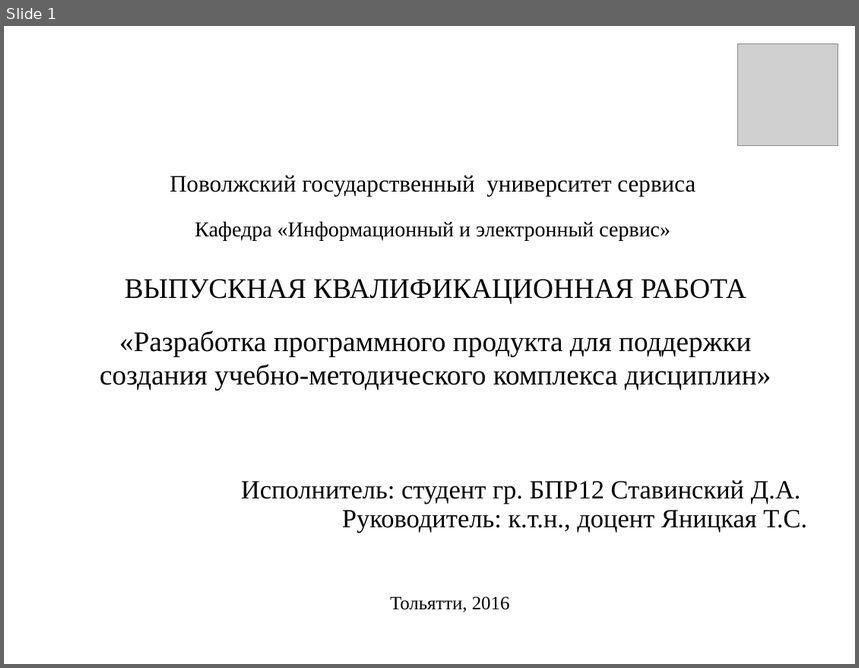
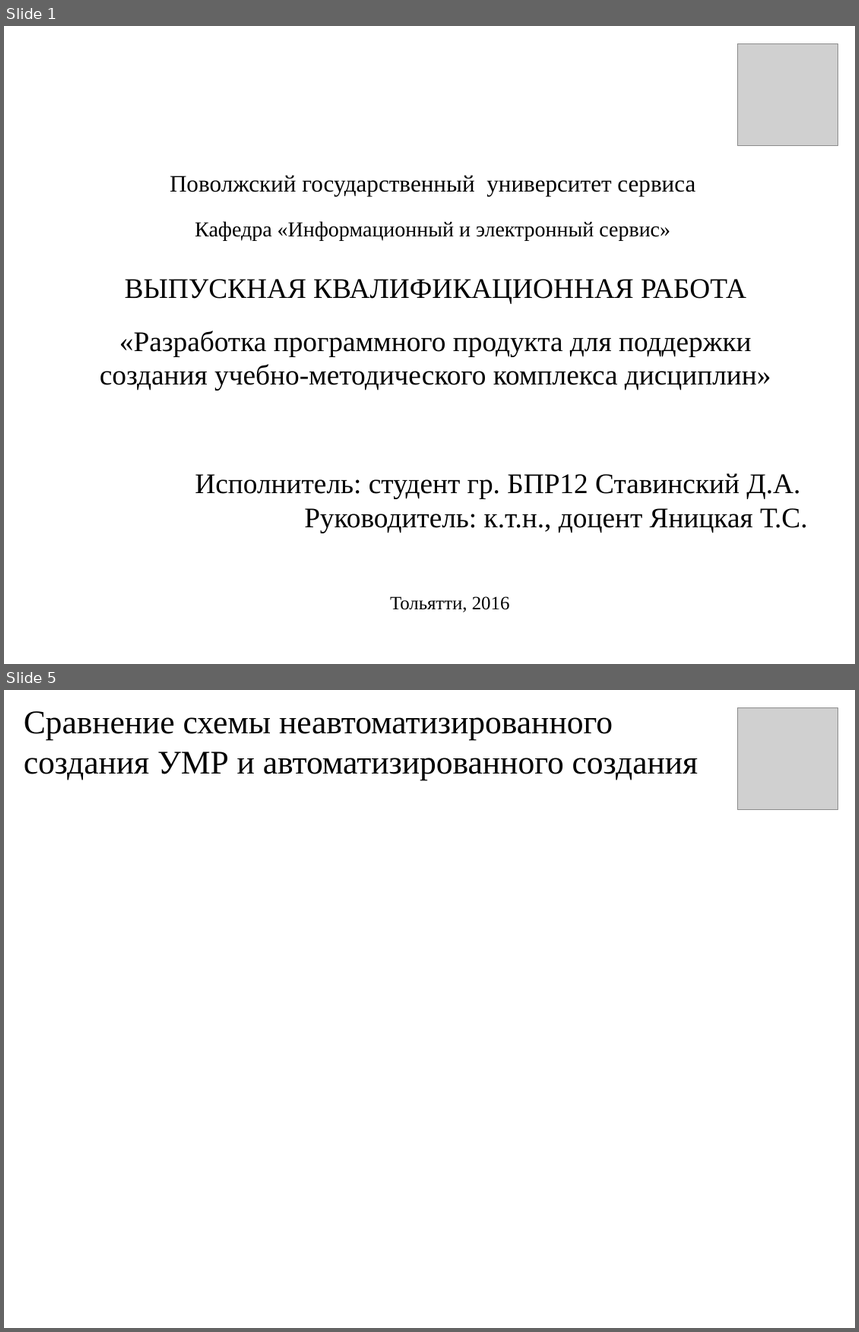
Before and after one commit to Zakycka163/MyProg, a slide deck: 0_Documents_for_ВКР/BKP/Презентация для диплома.ppt. Shown one above the other, each under a label of ours: slide 1 before the commit, slides 1 and 5 after it; the slides between them are not shown. The pictures are 859x668 and 859x1332 pixels, drawn with LibreOffice and Linux fonts; fonts in the diff are those of the drawing; grey boxes stand for pictures. Boxes give left, top, right and bottom in pixels: in the first picture for what was removed or moved away, otherwise in the second. Text is boxed around its words. In the diff, an @@ line names an element or a change of style, - is before the commit and + after.

```diff
--- a/0_Documents_for_ВКР/BKP/Презентация для диплома.ppt
+++ b/0_Documents_for_ВКР/BKP/Презентация для диплома.ppt
@@ slide 5 added at [4, 690, 855, 1328], background #FFFFFF @@
@@ text added at [24, 711, 698, 780], 28 pt, text #000000 @@
+Сравнение схемы неавтоматизированного создания УМР и автоматизированного создания
@@ picture added at [737, 708, 838, 810] @@
@@ slide 1 changed as well @@
@@ text "Исполнитель: студент гр. БПР12 Ставинский ..." at [195, 474, 808, 533]: size 22.2 to 24 pt; line spacing 0.9 to 1 @@
```
Also in this commit, not shown: 3 other slides added, 2 other files.
